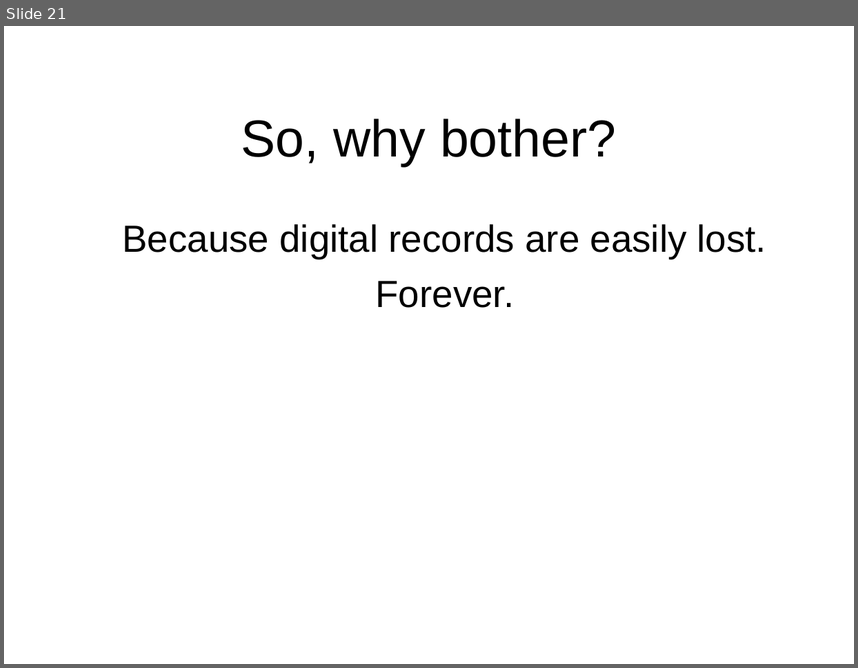
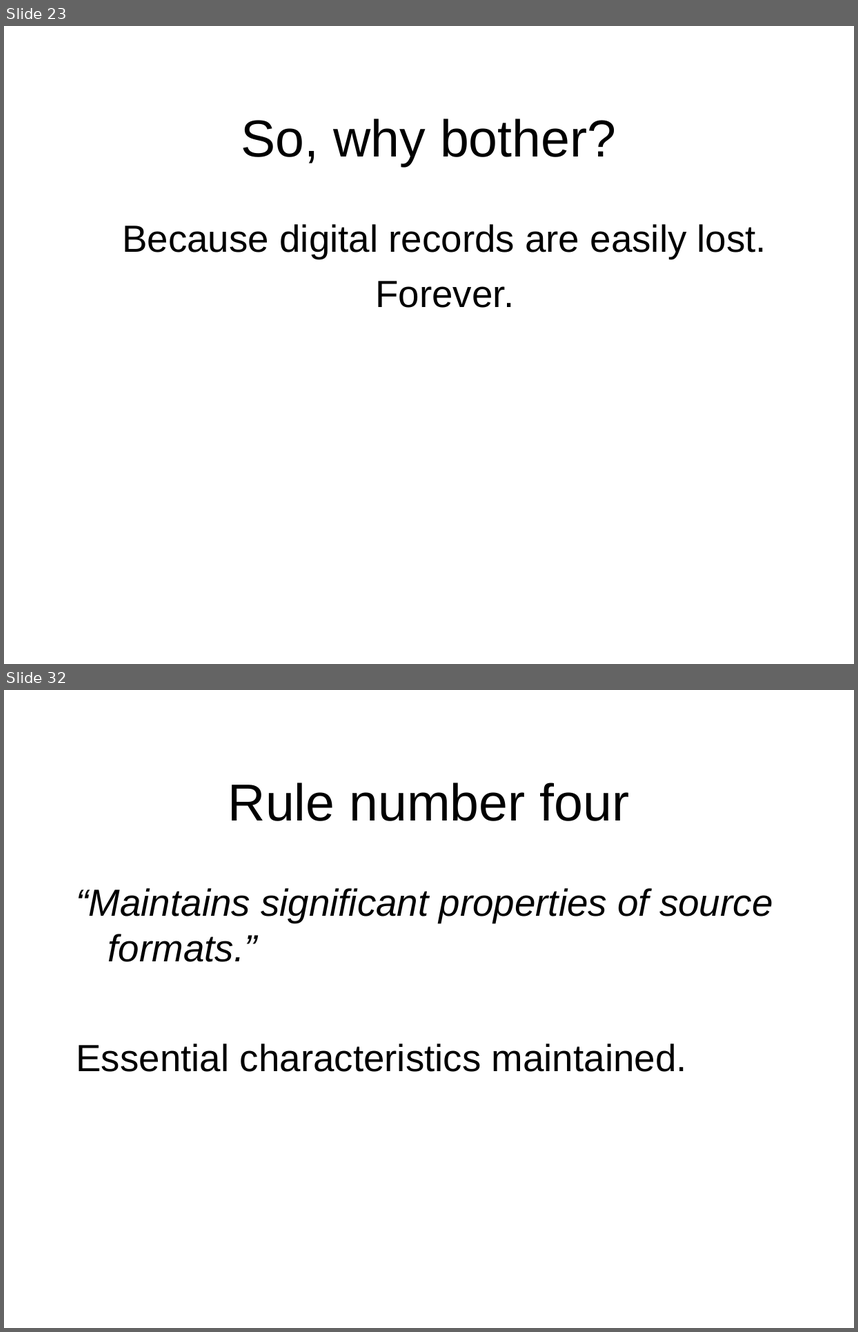
Before and after one commit to toneill/naa, a slide deck: doco/digital-preservation-chris-smart.odp. Shown one above the other, each under a label of ours: slide 21 before the commit, slides 23 and 32 after it; the slides between them are not shown. The pictures are 858x668 and 858x1332 pixels, drawn with LibreOffice and Linux fonts; fonts in the diff are those of the drawing; background and template pictures are left out. Boxes give left, top, right and bottom in pixels: in the first picture for what was removed or moved away, otherwise in the second. Text is boxed around its words. In the diff, an @@ line names an element or a change of style, - is before the commit and + after.

```diff
--- a/doco/digital-preservation-chris-smart.odp
+++ b/doco/digital-preservation-chris-smart.odp
@@ slide 32 added at bbox=[4, 690, 854, 1328], background picture (left out) @@
@@ title added at bbox=[228, 782, 629, 821], 44 pt, text #000000 @@
+Rule number four
@@ text added at bbox=[76, 888, 773, 1072], 32 pt, text #000000, italic @@
+“Maintains significant properties of source formats.”
+Essential characteristics maintained.
@@ what was slide 21 is now slide 23 @@
```
Also in this commit, not shown: 8 slides changed, 18 other slides added.
